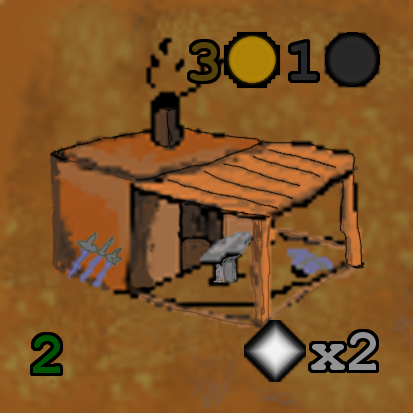
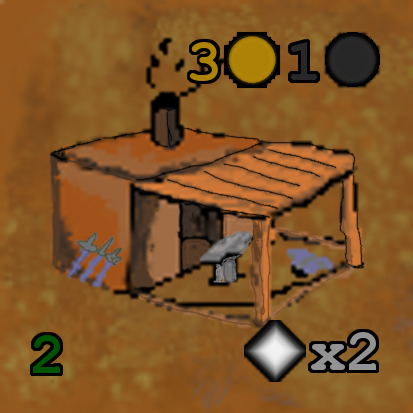
Layers edited between the first and the second w=413, h=413 image:
painted on "3" over [190, 42, 218, 81]
